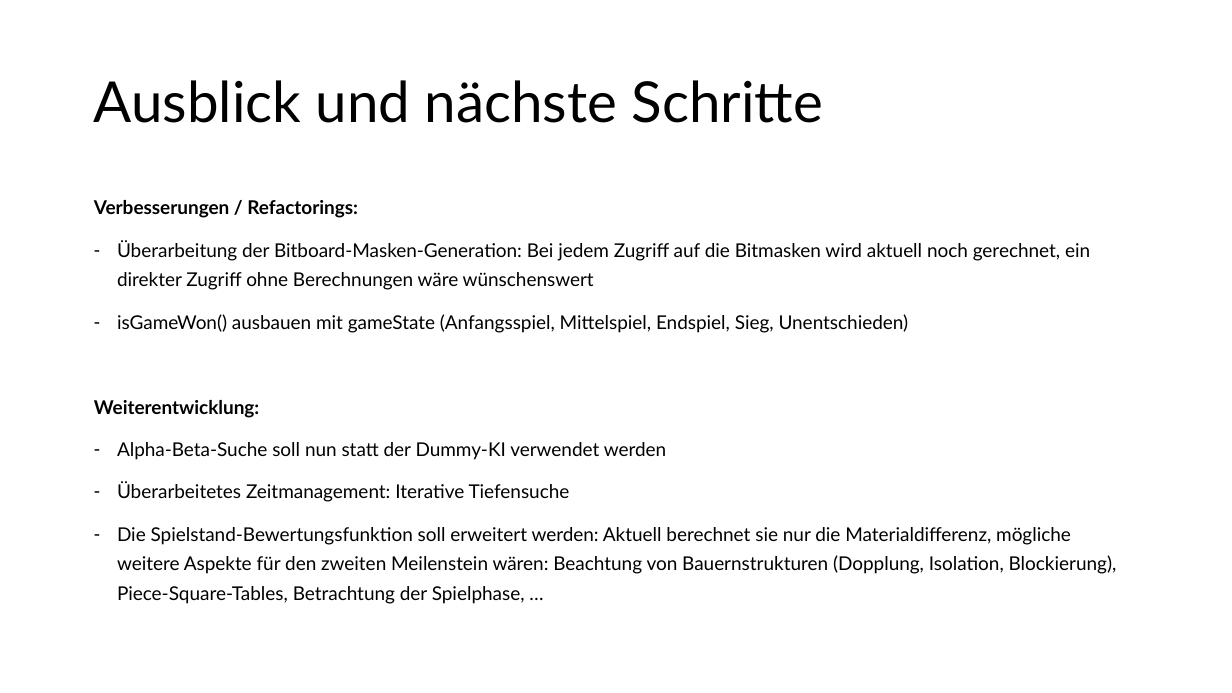
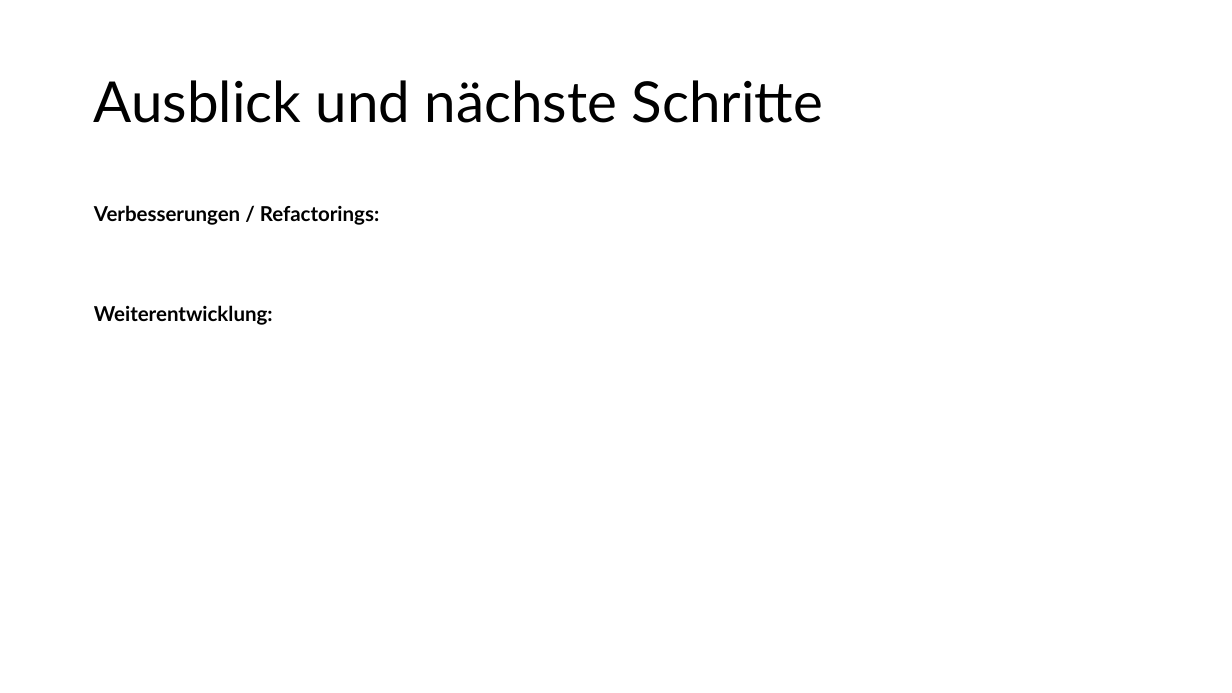
Before and after one commit to patrickzda/chess_engine, a slide deck: slide 6 of PJ_KI_MST2.pptx (slide 7 before the commit). Drawn at 1232x693 pixels with LibreOffice and Linux fonts; fonts in the diff are those of the drawing. Boxes give left, top, right and bottom in pixels: in the first picture for what was removed or moved away, otherwise in the second. Text is boxed around its words. In the diff, an @@ line names an element or a change of style, - is before the commit and + after.

```diff
--- a/PJ_KI_MST2.pptx
+++ b/PJ_KI_MST2.pptx
@@ text "Verbesserungen / Refactorings:" at [94, 205, 380, 325]: size 14.8 to 16 pt; line spacing 1.3 to 1.5 @@
@@ text at [117, 241, 1090, 333]: paragraphs removed @@
-– Überarbeitung der Bitboard-Masken-Generation: Bei jedem Zugriff auf die Bitmasken wird aktuell noch gerechnet, ein direkter Zugriff ohne Berechnungen wäre wünschenswert
-– isGameWon() ausbauen mit gameState (Anfangsspiel, Mittelspiel, Endspiel, Sieg, Unentschieden)
@@ text at [117, 442, 1117, 604]: paragraphs removed @@
-– Alpha-Beta-Suche soll nun statt der Dummy-KI verwendet werden
-– Überarbeitetes Zeitmanagement: Iterative Tiefensuche
-– Die Spielstand-Bewertungsfunktion soll erweitert werden: Aktuell berechnet sie nur die Materialdifferenz, mögliche weitere Aspekte für den zweiten Meilenstein wären: Beachtung von Bauernstrukturen (Dopplung, Isolation, Blockierung), Piece-Square-Tables, Betrachtung der Spielphase, …
```
Also in this commit, not shown: 2 other slides changed, 3 slides added, 4 slides removed.
